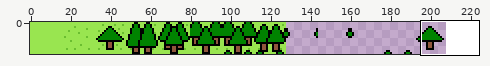
Sprite sheet: Assets/Sprites/forest_trees.png. The first picture is a wide view before the edit; the outline marks the close-up.
Close-up. First the earlier version:
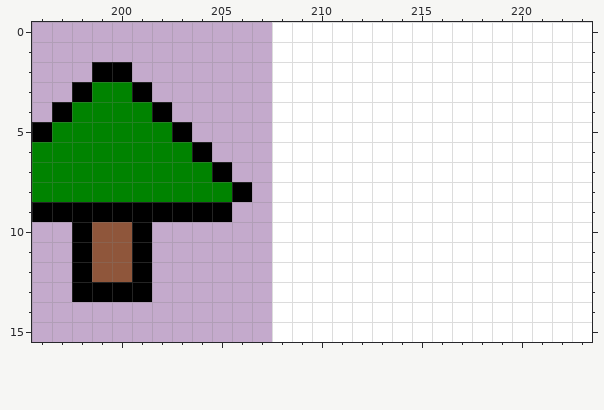
The file is 224x16 pixels. Shown: x 196..223, y 0..15.
Now the later version:
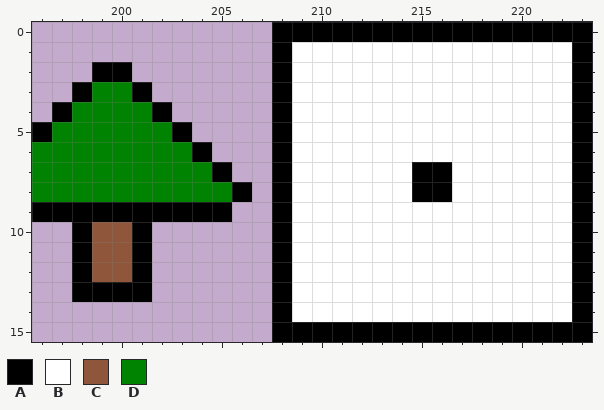
Palette (. is transparent): A #000000  B #ffffff  C #8f563b  D #008300
What changed:
@@ x 206..223 @@
- 0 ..BBBBBBBBBBBBBBBB
- 1 ..BBBBBBBBBBBBBBBB
- 2 ..BBBBBBBBBBBBBBBB
- 3 ..BBBBBBBBBBBBBBBB
- 4 ..BBBBBBBBBBBBBBBB
- 5 ..BBBBBBBBBBBBBBBB
- 6 ..BBBBBBBBBBBBBBBB
- 7 ..BBBBBBBBBBBBBBBB
- 8 A.BBBBBBBBBBBBBBBB
- 9 ..BBBBBBBBBBBBBBBB
-10 ..BBBBBBBBBBBBBBBB
-11 ..BBBBBBBBBBBBBBBB
-12 ..BBBBBBBBBBBBBBBB
-13 ..BBBBBBBBBBBBBBBB
-14 ..BBBBBBBBBBBBBBBB
-15 ..BBBBBBBBBBBBBBBB
+ 0 ..AAAAAAAAAAAAAAAA
+ 1 ..ABBBBBBBBBBBBBBA
+ 2 ..ABBBBBBBBBBBBBBA
+ 3 ..ABBBBBBBBBBBBBBA
+ 4 ..ABBBBBBBBBBBBBBA
+ 5 ..ABBBBBBBBBBBBBBA
+ 6 ..ABBBBBBBBBBBBBBA
+ 7 ..ABBBBBBAABBBBBBA
+ 8 A.ABBBBBBAABBBBBBA
+ 9 ..ABBBBBBBBBBBBBBA
+10 ..ABBBBBBBBBBBBBBA
+11 ..ABBBBBBBBBBBBBBA
+12 ..ABBBBBBBBBBBBBBA
+13 ..ABBBBBBBBBBBBBBA
+14 ..ABBBBBBBBBBBBBBA
+15 ..AAAAAAAAAAAAAAAA
Where, in picture pixels (left, top, right, bottom), the same in both close-ups:
changed: (272, 22, 592, 342)
